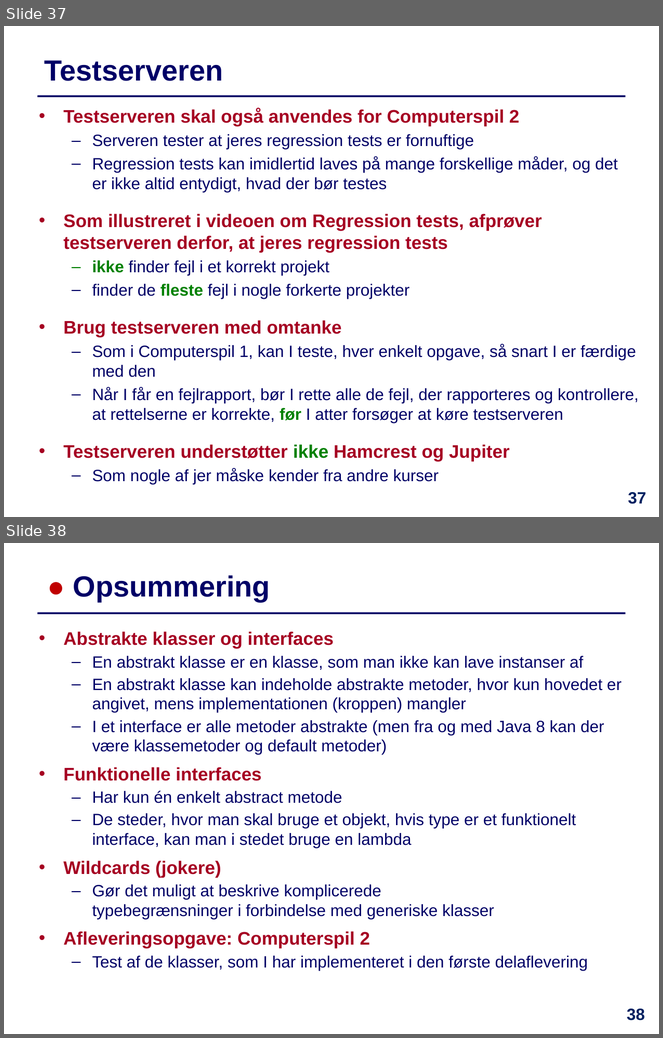
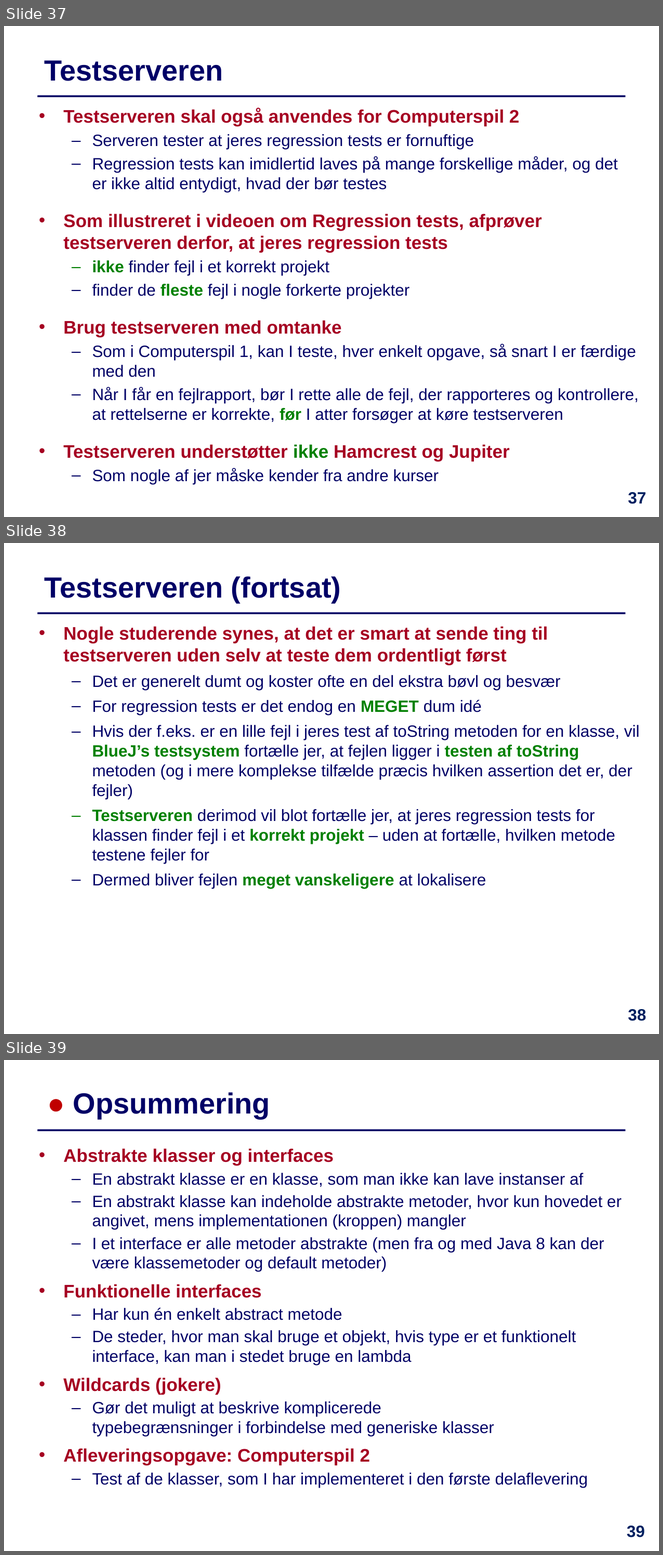
Before and after one commit to IntProgAU/Materiale, a slide deck: web/e24/uge_12/Slides-Uge12.pptx. Shown one above the other, each under a label of ours: slides 37 and 38 before the commit, slides 37, 38 and 39 after it. The pictures are 663x1038 and 663x1555 pixels, drawn with LibreOffice and Linux fonts; fonts in the diff are those of the drawing. Boxes give left, top, right and bottom in pixels: in the first picture for what was removed or moved away, otherwise in the second. Text is boxed around its words. In the diff, an @@ line names an element or a change of style, - is before the commit and + after.

```diff
--- a/web/e24/uge_12/Slides-Uge12.pptx
+++ b/web/e24/uge_12/Slides-Uge12.pptx
@@ slide 38 added at (4, 543, 659, 1034), background #FFFFFF; not listed: 1 template element that a slide beside it also shows @@
@@ title added at (44, 576, 341, 603), 32 pt, text #000066, bold @@
+Testserveren (fortsat)
@@ text added at (63, 626, 640, 889), 18 pt, text #000066 @@
+• Nogle studerende synes, at det er smart at sende ting til testserveren uden selv at teste dem ordentligt først
+  – Det er generelt dumt og koster ofte en del ekstra bøvl og besvær
+  – For regression tests er det endog en MEGET dum idé
+  – Hvis der f.eks. er en lille fejl i jeres test af toString metoden for en klasse, vil BlueJ’s testsystem fortælle jer, at fejlen ligger i testen af toString metoden (og i mere komplekse tilfælde præcis hvilken assertion det er, der fejler)
+  – Testserveren derimod vil blot fortælle jer, at jeres regression tests for klassen finder fejl i et korrekt projekt – uden at fortælle, hvilken metode testene fejler for
+  – Dermed bliver fejlen meget vanskeligere at lokalisere
@@ page number added at (628, 1009, 646, 1021), 18 pt, text #002060, bold @@
+38
@@ what was slide 38 is now slide 39 @@
@@ page number at (627, 1526, 645, 1538): text changed @@
-38
+39
```
Also in this commit, not shown: 1 slide changed, 1 other file.
